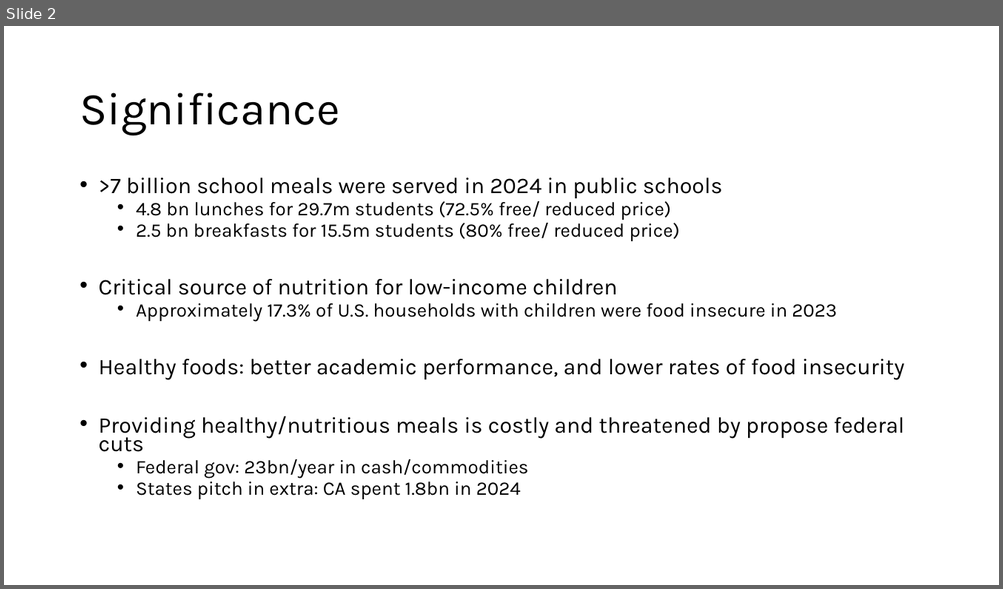
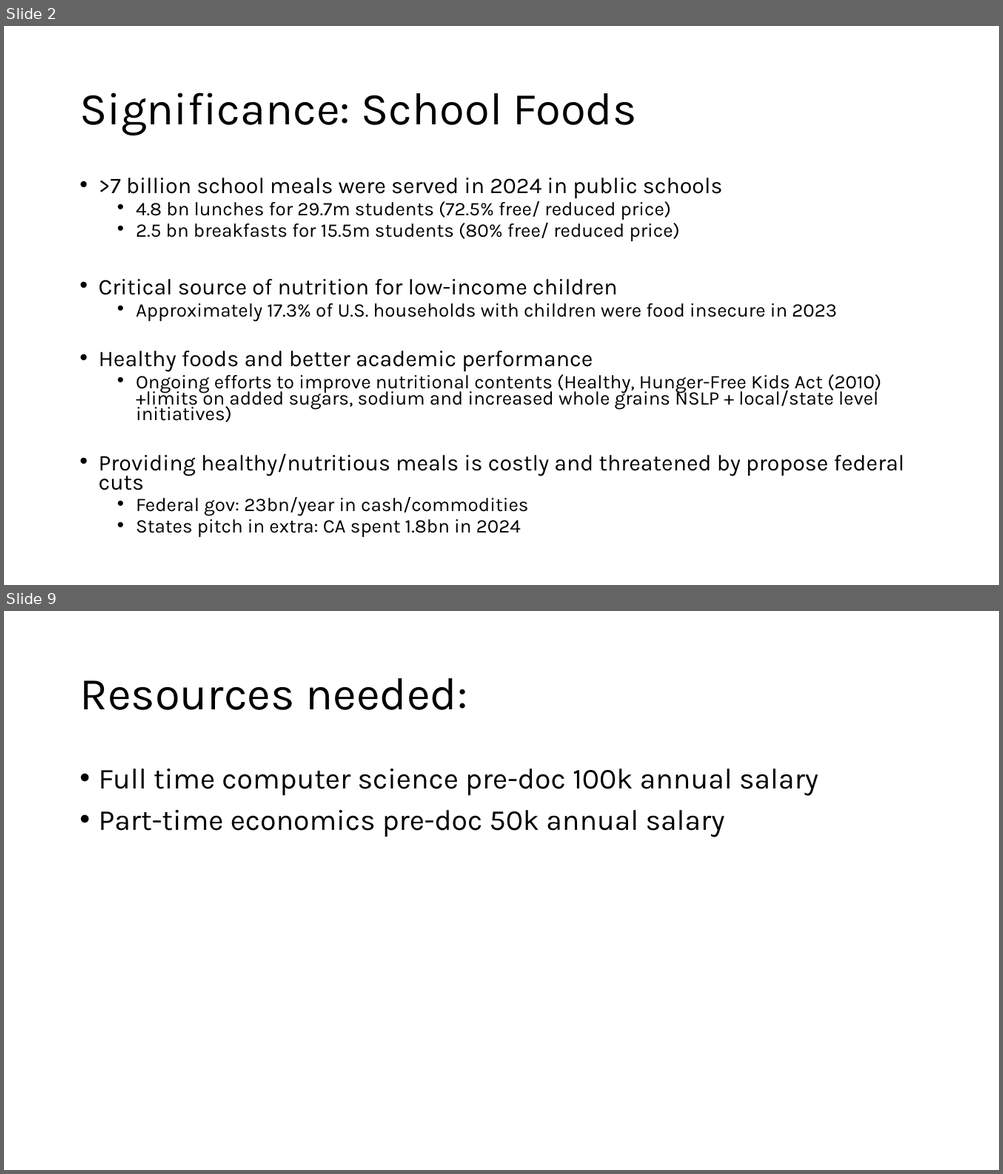
Before and after one commit to darionphan/obesitydata, a slide deck: Slides/SFP.pptx. Shown one above the other, each under a label of ours: slide 2 before the commit, slides 2 and 9 after it; the slides between them are not shown. The pictures are 1003x589 and 1003x1174 pixels, drawn with LibreOffice and Linux fonts; fonts in the diff are those of the drawing. Boxes give left, top, right and bottom in pixels: in the first picture for what was removed or moved away, otherwise in the second. Text is boxed around its words. In the diff, an @@ line names an element or a change of style, - is before the commit and + after.

```diff
--- a/Slides/SFP.pptx
+++ b/Slides/SFP.pptx
@@ slide 9 added at (4, 611, 999, 1170), background #FFFFFF @@
@@ title added at (79, 678, 468, 710), 44 pt, text #000000 @@
+Resources needed:
@@ text added at (99, 769, 818, 837), 28 pt, text #000000 @@
+• Full time computer science pre-doc 100k annual salary
+• Part-time economics pre-doc 50k annual salary
@@ slide 2 changed as well @@
@@ title at (79, 93, 637, 136): text changed @@
-Significance
+Significance: School Foods
@@ text at (99, 351, 881, 423): text changed; size 21.7 to 18.6 pt @@
-• Healthy foods: better academic performance, and lower rates of food insecurity
+• Healthy foods and better academic performance
+  • Ongoing efforts to improve nutritional contents (Healthy, Hunger-Free Kids Act (2010) +limits on added sugars, sodium and increased whole grains NSLP + local/state level initiatives)
```
Also in this commit, not shown: 2 other slides changed, 11 other slides added.
